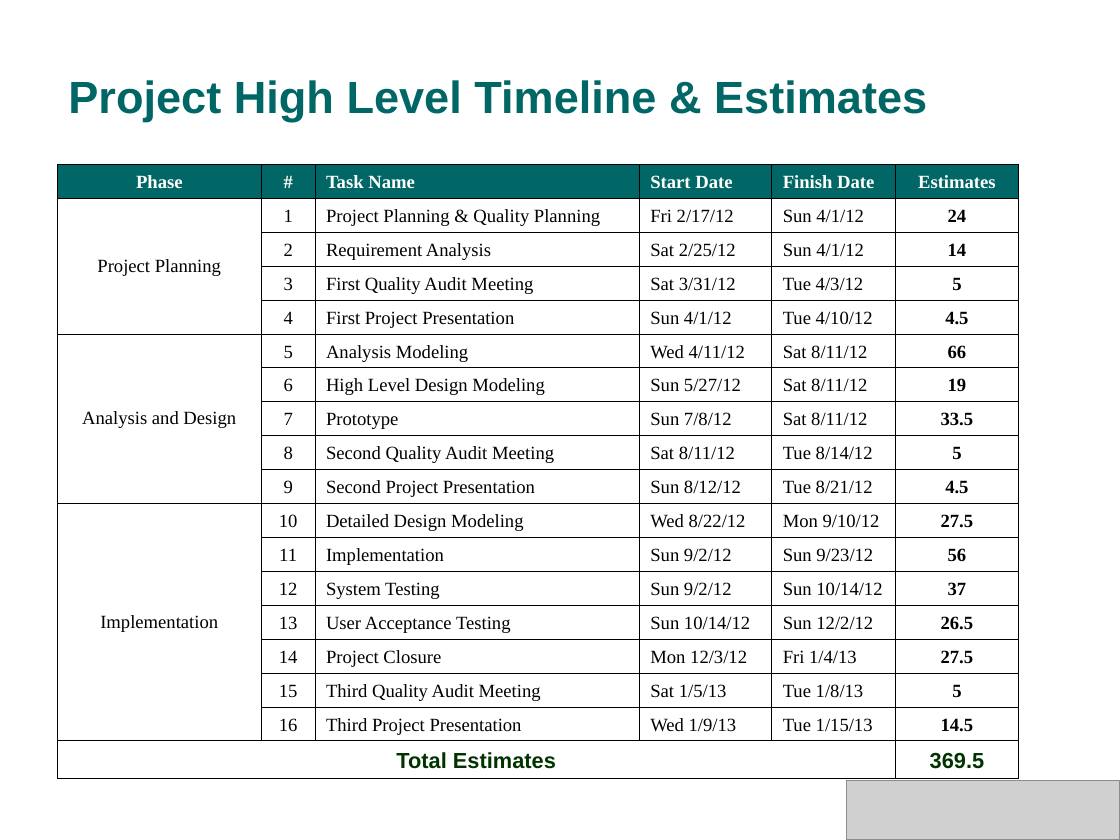
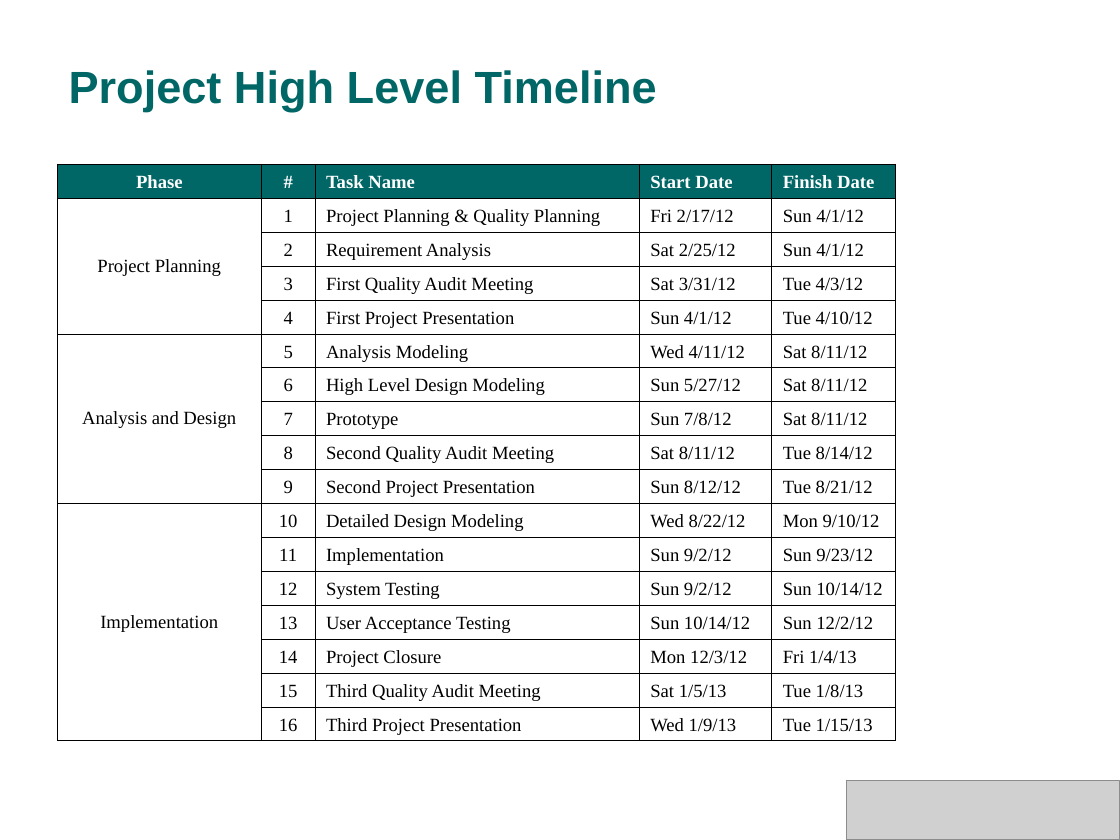
Before and after one commit to s4kshya/leezdr-repository, a slide deck: slide 17 of Exam Paper/MTECH_PROJ/Presentation/phase1.ppt (slide 14 before the commit). Drawn at 1120x840 pixels with LibreOffice and Linux fonts; fonts in the diff are those of the drawing; grey boxes stand for pictures; background and template pictures are left out. Boxes give left, top, right and bottom in pixels: in the first picture for what was removed or moved away, otherwise in the second. Text is boxed around its words. In the diff, an @@ line names an element or a change of style, - is before the commit and + after.

```diff
--- a/Exam Paper/MTECH_PROJ/Presentation/phase1.ppt
+++ b/Exam Paper/MTECH_PROJ/Presentation/phase1.ppt
@@ title at (69,70,657,112): text changed @@
-Project High Level Timeline & Estimates
+Project High Level Timeline
@@ table at (57,165,895,739) @@
-Phase | # | Task Name | Start Date | Finish Date | Estimates
-Project Planning | 1 | Project Planning & Quality Planning | Fri 2/17/12 | Sun 4/1/12 | 24
- | 2 | Requirement Analysis | Sat 2/25/12 | Sun 4/1/12 | 14
- | 3 | First Quality Audit Meeting | Sat 3/31/12 | Tue 4/3/12 | 5
- | 4 | First Project Presentation | Sun 4/1/12 | Tue 4/10/12 | 4.5
-Analysis and Design | 5 | Analysis Modeling | Wed 4/11/12 | Sat 8/11/12 | 66
- | 6 | High Level Design Modeling | Sun 5/27/12 | Sat 8/11/12 | 19
- | 7 | Prototype | Sun 7/8/12 | Sat 8/11/12 | 33.5
- | 8 | Second Quality Audit Meeting | Sat 8/11/12 | Tue 8/14/12 | 5
- | 9 | Second Project Presentation | Sun 8/12/12 | Tue 8/21/12 | 4.5
-Implementation | 10 | Detailed Design Modeling | Wed 8/22/12 | Mon 9/10/12 | 27.5
- | 11 | Implementation | Sun 9/2/12 | Sun 9/23/12 | 56
- | 12 | System Testing | Sun 9/2/12 | Sun 10/14/12 | 37
- | 13 | User Acceptance Testing | Sun 10/14/12 | Sun 12/2/12 | 26.5
- | 14 | Project Closure | Mon 12/3/12 | Fri 1/4/13 | 27.5
- | 15 | Third Quality Audit Meeting | Sat 1/5/13 | Tue 1/8/13 | 5
- | 16 | Third Project Presentation | Wed 1/9/13 | Tue 1/15/13 | 14.5
-Total Estimates |  |  |  |  | 369.5
+Phase | # | Task Name | Start Date | Finish Date
+Project Planning | 1 | Project Planning & Quality Planning | Fri 2/17/12 | Sun 4/1/12
+ | 2 | Requirement Analysis | Sat 2/25/12 | Sun 4/1/12
+ | 3 | First Quality Audit Meeting | Sat 3/31/12 | Tue 4/3/12
+ | 4 | First Project Presentation | Sun 4/1/12 | Tue 4/10/12
+Analysis and Design | 5 | Analysis Modeling | Wed 4/11/12 | Sat 8/11/12
+ | 6 | High Level Design Modeling | Sun 5/27/12 | Sat 8/11/12
+ | 7 | Prototype | Sun 7/8/12 | Sat 8/11/12
+ | 8 | Second Quality Audit Meeting | Sat 8/11/12 | Tue 8/14/12
+ | 9 | Second Project Presentation | Sun 8/12/12 | Tue 8/21/12
+Implementation | 10 | Detailed Design Modeling | Wed 8/22/12 | Mon 9/10/12
+ | 11 | Implementation | Sun 9/2/12 | Sun 9/23/12
+ | 12 | System Testing | Sun 9/2/12 | Sun 10/14/12
+ | 13 | User Acceptance Testing | Sun 10/14/12 | Sun 12/2/12
+ | 14 | Project Closure | Mon 12/3/12 | Fri 1/4/13
+ | 15 | Third Quality Audit Meeting | Sat 1/5/13 | Tue 1/8/13
+ | 16 | Third Project Presentation | Wed 1/9/13 | Tue 1/15/13
@@ table: place and size @@
-table at (57,165,1018,773)
+table at (57,165,895,739)
```
Also in this commit, not shown: 7 other slides changed, 4 slides added, 1 slide removed.
